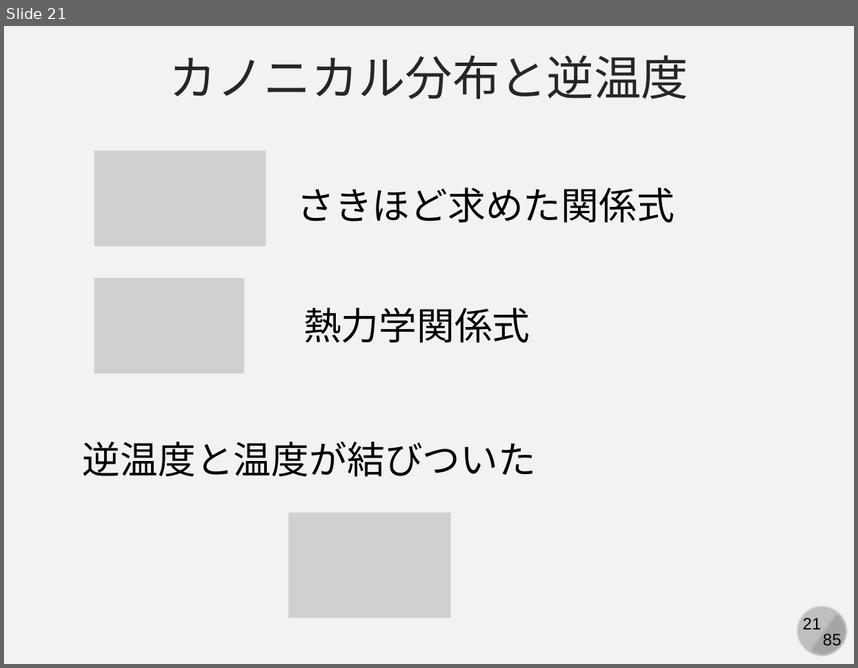
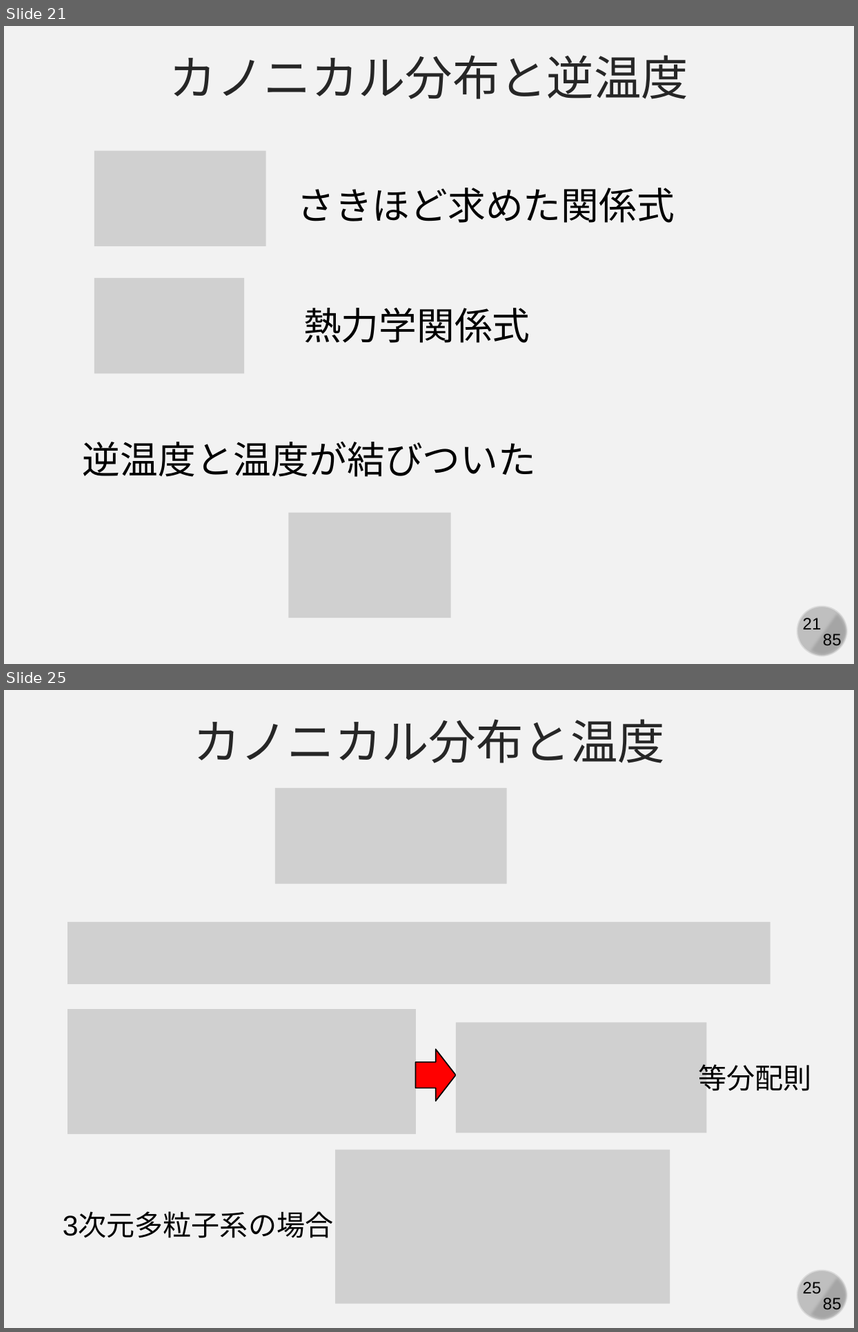
Before and after one commit to kaityo256/simulation_engineering, a slide deck: 06_md_observable/simulation06.pptx. Shown one above the other, each under a label of ours: slide 21 before the commit, slides 21 and 25 after it; the slides between them are not shown. The pictures are 858x668 and 858x1332 pixels, drawn with LibreOffice and Linux fonts; fonts in the diff are those of the drawing; grey boxes stand for pictures. Boxes give left, top, right and bottom in pixels: in the first picture for what was removed or moved away, otherwise in the second. Text is boxed around its words. In the diff, an @@ line names an element or a change of style, - is before the commit and + after.

```diff
--- a/06_md_observable/simulation06.pptx
+++ b/06_md_observable/simulation06.pptx
@@ slide 25 added at bbox=[4, 690, 854, 1328], background #F2F2F2; not listed: 4 template elements that a slide beside it also shows @@
@@ text added at bbox=[193, 719, 665, 763], 40 pt, text #262626 @@
+カノニカル分布と温度
@@ picture added at bbox=[275, 788, 507, 884] @@
@@ picture added at bbox=[67, 922, 771, 984] @@
@@ picture added at bbox=[67, 1009, 417, 1134] @@
@@ picture added at bbox=[455, 1023, 706, 1133] @@
@@ right arrow added at bbox=[415, 1049, 455, 1101], fill #FF0000, outline #000000 1 pt @@
@@ text added at bbox=[699, 1064, 812, 1091], 24 pt, text #000000 @@
+等分配則
@@ picture added at bbox=[335, 1149, 671, 1303] @@
@@ text added at bbox=[63, 1212, 333, 1238], 24 pt, text #000000 @@
+3次元多粒子系の場合
```
Also in this commit, not shown: 1 slide changed, 4 other slides added.
